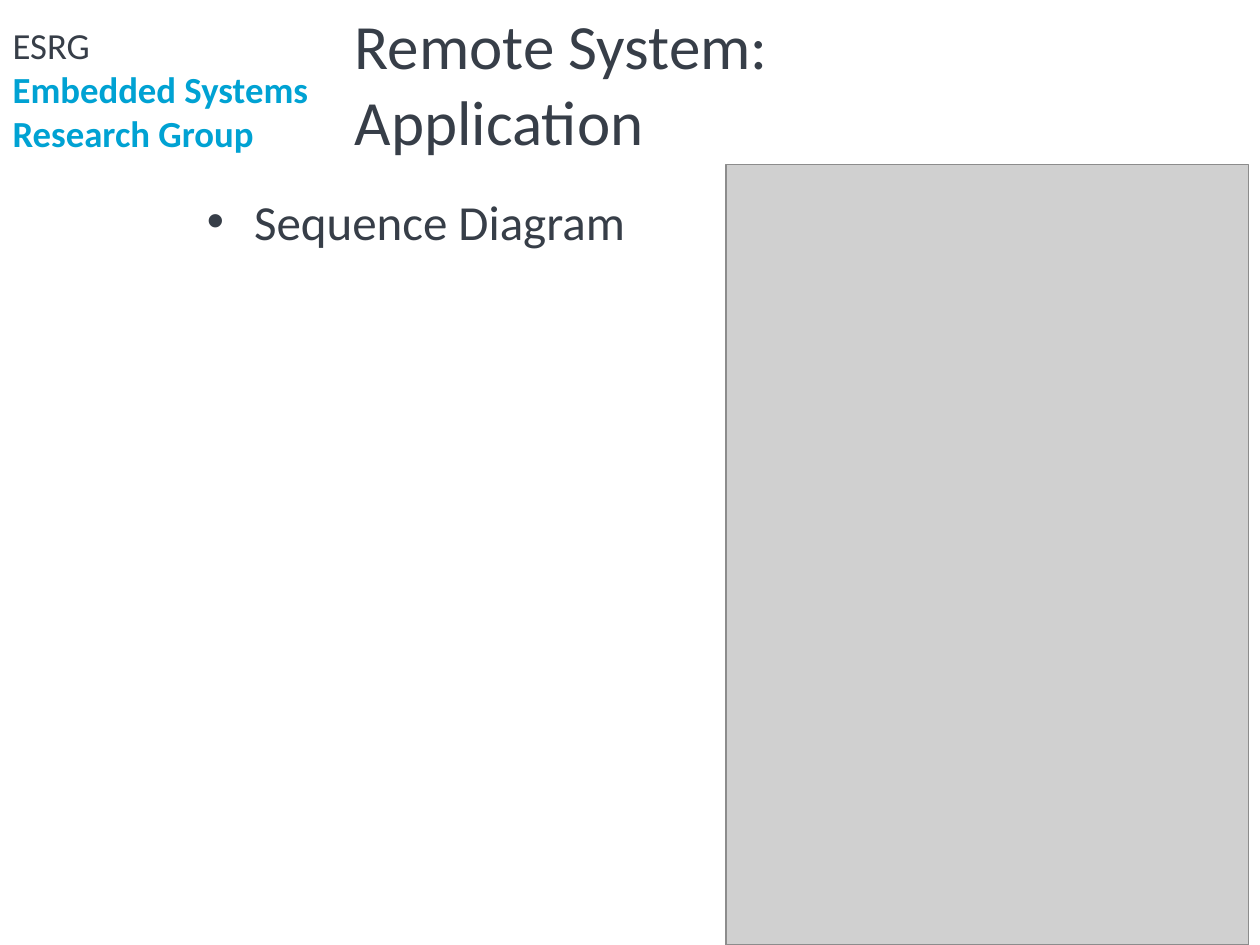
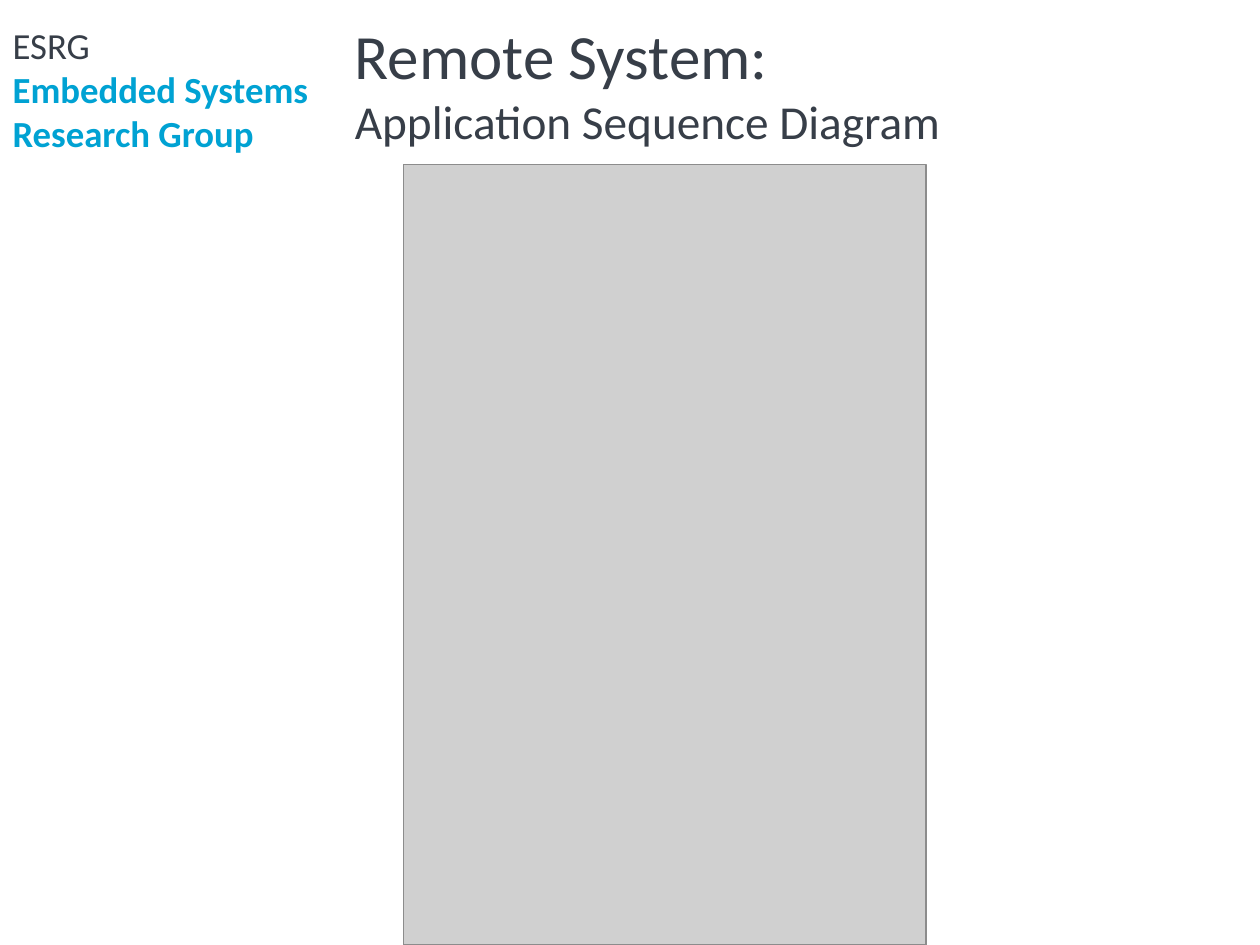
Before and after one commit to ESRGgroup9/slipad, a slide deck: slide 23 of project/group9.pptx (slide 22 before the commit). Drawn at 1260x945 pixels with LibreOffice and Linux fonts; fonts in the diff are those of the drawing; grey boxes stand for pictures; background and template pictures are left out. Boxes give left, top, right and bottom in pixels: in the first picture for what was removed or moved away, otherwise in the second. Text is boxed around its words. In the diff, an @@ line names an element or a change of style, - is before the commit and + after.

```diff
--- a/project/group9.pptx
+++ b/project/group9.pptx
@@ title at bbox=[355, 38, 940, 147]: text changed; size 36 to 27 pt @@
-Remote System:
-Application
+Remote System:
+Application Sequence Diagram
@@ picture: place and size @@
-picture at bbox=[726, 165, 1249, 945]
+picture at bbox=[403, 165, 926, 945]
@@ text removed at bbox=[254, 206, 624, 249] @@
-• Sequence Diagram
```
Also in this commit, not shown: 8 other slides changed, 3 slides added, 3 other files.
